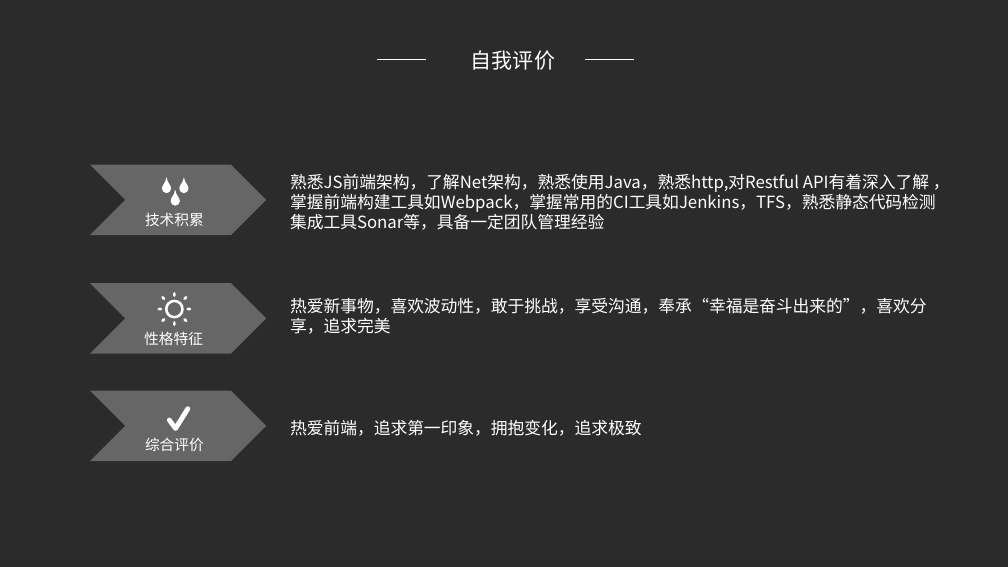
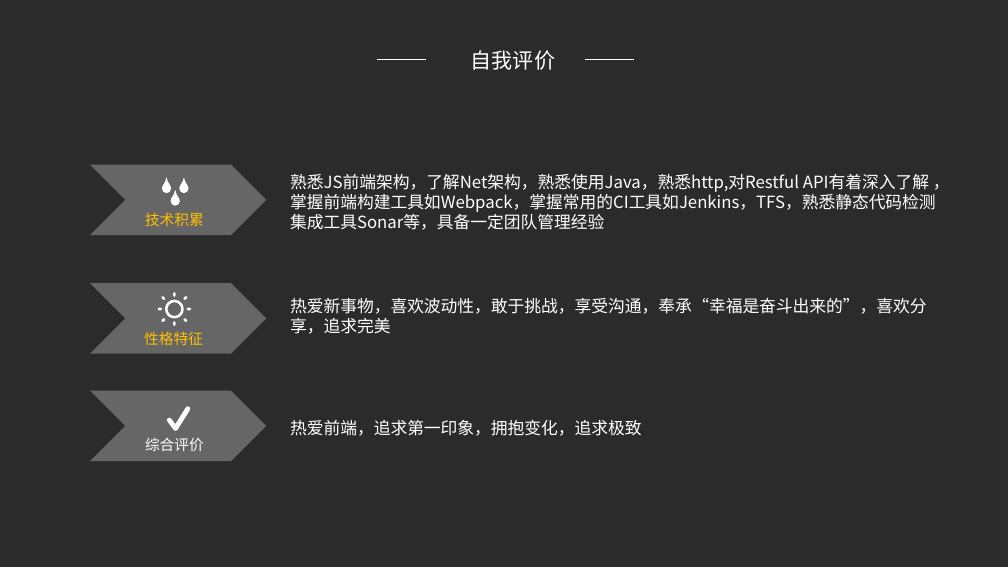
Before and after one commit to DaoxingHuang/PPT-template, a slide deck: slide 6 of 面试纲要口述为主.pptx. Drawn at 1008x567 pixels with LibreOffice and Linux fonts; fonts in the diff are those of the drawing; background and template pictures are left out; a plain dark background stands for a picture behind light text. Boxes give left, top, right and bottom in pixels: in the first picture for what was removed or moved away, otherwise in the second. Text is boxed around its words. In the diff, an @@ line names an element or a change of style, - is before the commit and + after.

```diff
--- a/面试纲要口述为主.pptx
+++ b/面试纲要口述为主.pptx
@@ text "技术积累" at [145,212,204,226]: text colour #FFFFFF to #FFC000 @@
@@ text "性格特征" at [144,331,203,345]: text colour #FFFFFF to #FFC000 @@
```
Also in this commit, not shown: 2 other slides changed.
